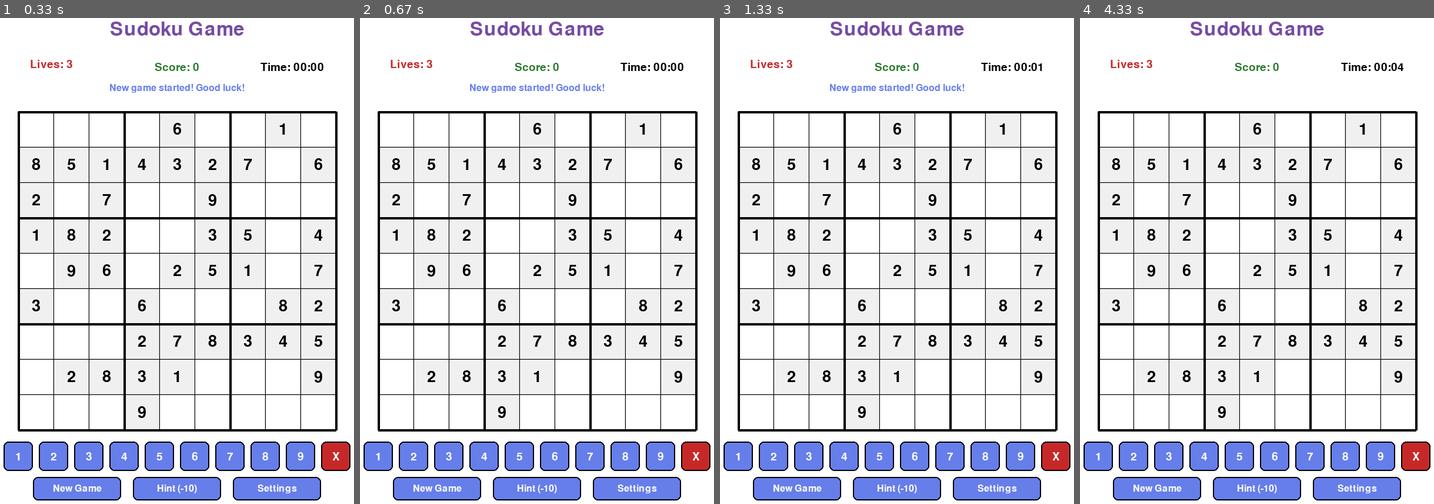
Above: before the commit, frames 1-4 (left to right).
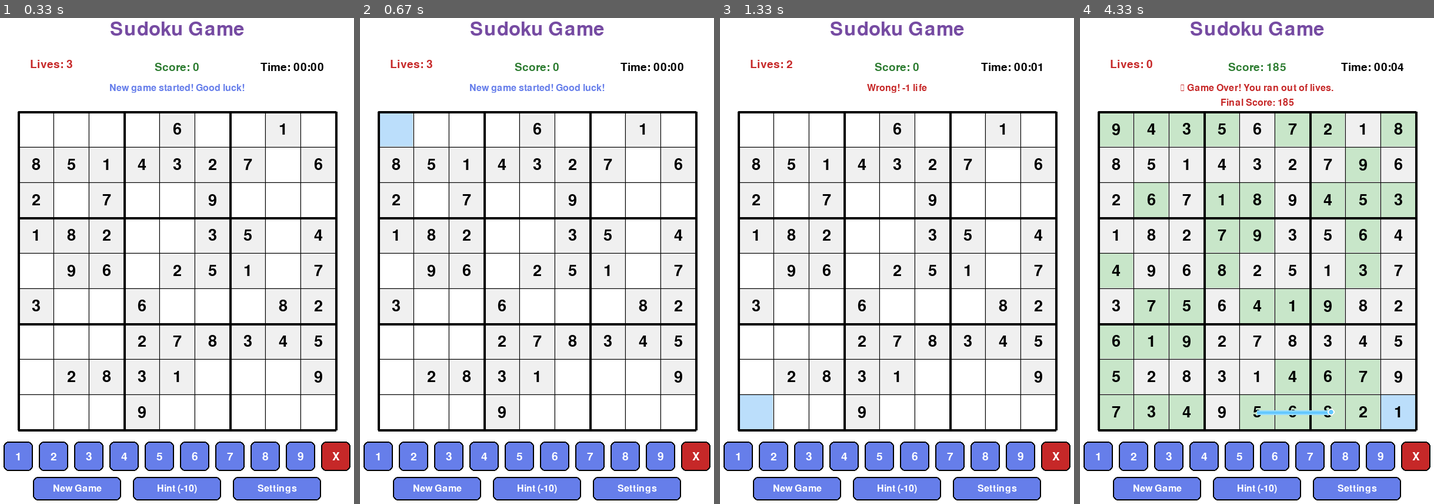
Above: after the commit, the same moments.

Repository: dbdonaldson50/PyGame-Sudoku-Flood
Game: pygame game, started from sudoku_game.py
The game is run twice, just before and just after one commit, with the same random seed, the same clock (stepped at 60 frames per second) and the same inputs.
Inputs:
- Up to frame 1 (0.33 s): no input
- Up to frame 2 (0.67 s): hold Right from 0.33 s (still down)
- Up to frame 3 (1.33 s): release Right at 0.8 s; hold 0 0.83-1.13 s; hold Up 0.83-1.13 s; click "1" at 1.22 s
- Up to frame 4 (4.33 s): click "7" at 1.55 s; hold Up 1.83-2.13 s; tap 1 at 2.17 s; hold Right 2.5-2.97 s; tap 5 at 2.65, 4.05 s; hold Left 3-3.53 s; hold Down 3.57-3.87 s; hold Left 3.9-4.3 s

Frame 1 is identical in both runs. In frame 2, 0.6% of the frame differs, in the area x 5-15%, y 19-27%; in frame 3, 1.0%; in frame 4, 27%, in the area x 5-95%, y 8-85%.

Commit message:
Add full keyboard controls: arrow keys for navigation, 0-9 for digit input

Diff:
--- a/sudoku_game.py
+++ b/sudoku_game.py
@@ -579,10 +579,33 @@
         if self.game_over:
             return
 
-        if key in range(pygame.K_1, pygame.K_9 + 1):
+        # Handle number input (1-9 and 0 for erase)
+        if key in range(pygame.K_0, pygame.K_9 + 1):
             self.place_number(key - pygame.K_0)
         elif key in [pygame.K_BACKSPACE, pygame.K_DELETE]:
             self.place_number(0)
+
+        # Handle arrow keys for cell navigation
+        elif key == pygame.K_UP:
+            self.move_selection(0, -1)
+        elif key == pygame.K_DOWN:
+            self.move_selection(0, 1)
+        elif key == pygame.K_LEFT:
+            self.move_selection(-1, 0)
+        elif key == pygame.K_RIGHT:
+            self.move_selection(1, 0)
+
+    def move_selection(self, dx, dy):
+        """Move the selected cell by dx, dy"""
+        if self.selected_cell is None:
+            # Start at top-left if no cell selected
+            self.selected_cell = (0, 0)
+            return
+
+        row, col = self.selected_cell
+        new_row = (row + dy) % 9
+        new_col = (col + dx) % 9
+        self.selected_cell = (new_row, new_col)
 
     def draw(self):
         """Draw the game screen"""
